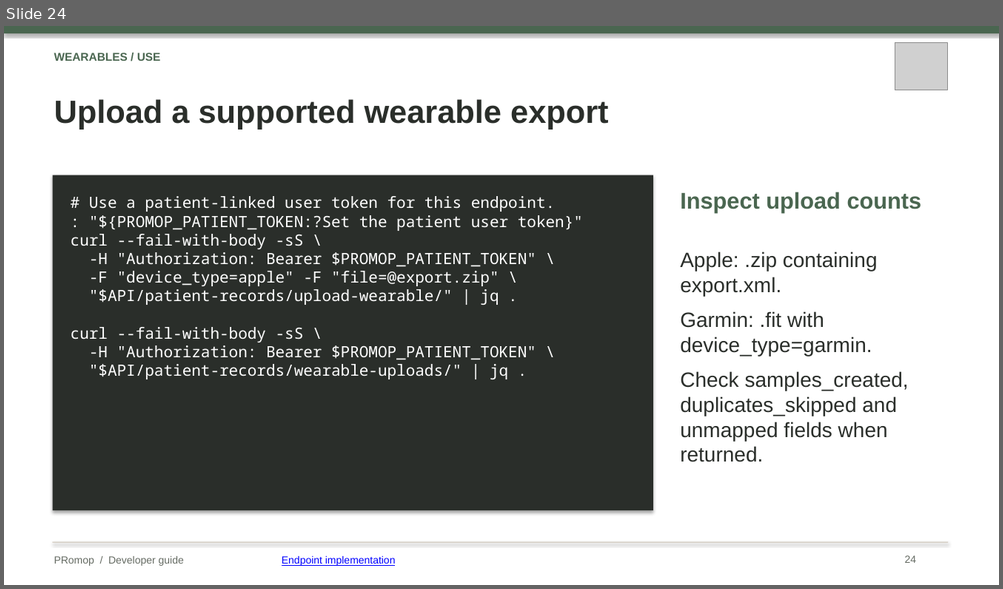
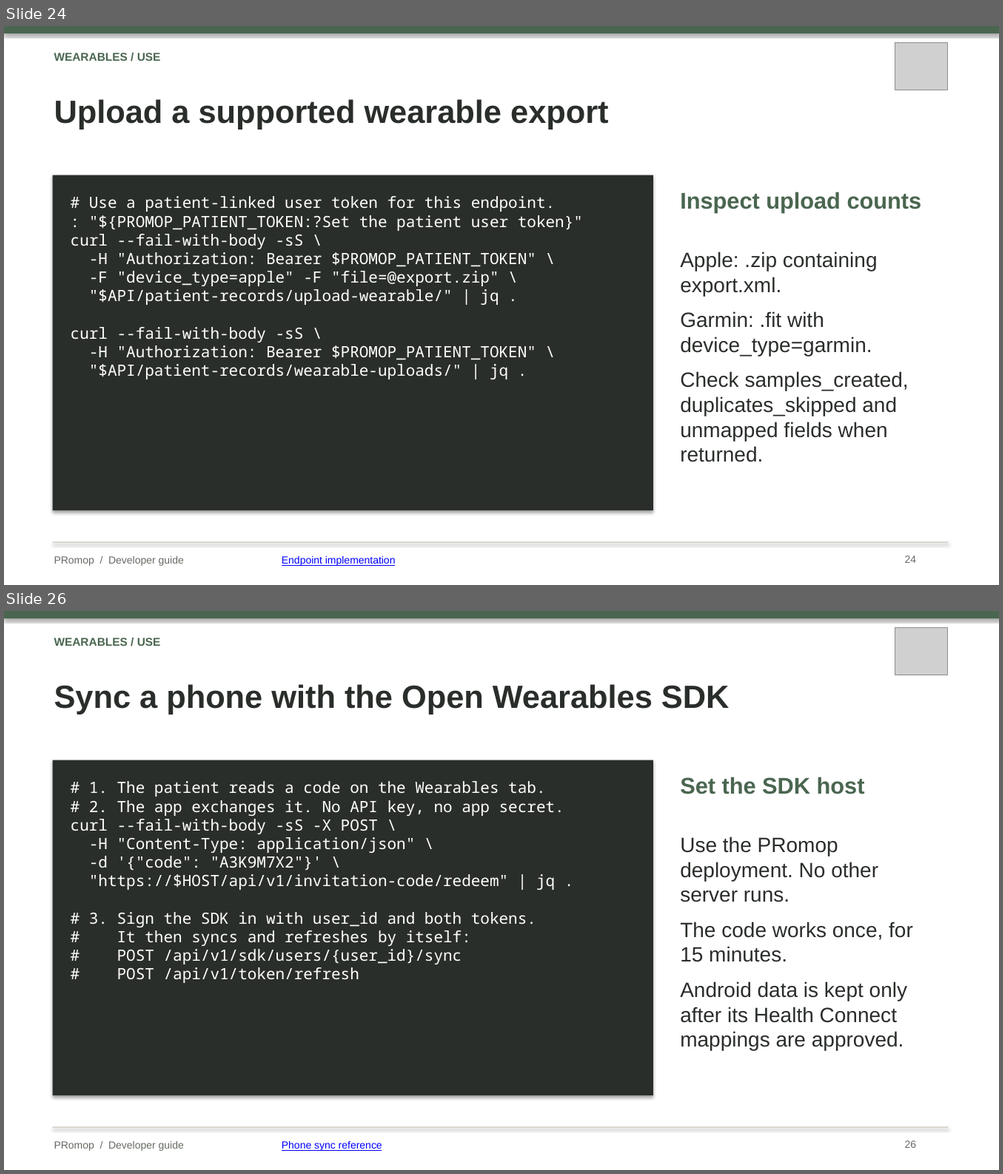
Before and after one commit to healthkey-ai/promop, a slide deck: PRomop_Developer_Guide.pptx. Shown one above the other, each under a label of ours: slide 24 before the commit, slides 24 and 26 after it; the slides between them are not shown. The pictures are 1003x589 and 1003x1174 pixels, drawn with LibreOffice and Linux fonts; fonts in the diff are those of the drawing; grey boxes stand for pictures. Boxes give left, top, right and bottom in pixels: in the first picture for what was removed or moved away, otherwise in the second. Text is boxed around its words. In the diff, an @@ line names an element or a change of style, - is before the commit and + after.

```diff
--- a/PRomop_Developer_Guide.pptx
+++ b/PRomop_Developer_Guide.pptx
@@ slide 26 added at <box>4,611,999,1170</box>, background #FFFFFF @@
@@ rectangle added at <box>4,611,999,618</box>, fill #4A6650 @@
@@ picture added at <box>895,627,947,675</box> @@
@@ text added at <box>54,638,161,646</box>, 11 pt, text #4A6650, bold @@
+WEARABLES / USE
@@ text added at <box>54,684,729,714</box>, 31 pt, text #2A2E2A, bold @@
+Sync a phone with the Open Wearables SDK
@@ rectangle added at <box>53,760,653,1096</box>, fill #2A2E2A @@
@@ text added at <box>71,781,564,983</box>, 15 pt, text #FFFFFF @@
+# 1. The patient reads a code on the Wearables tab.
+# 2. The app exchanges it. No API key, no app secret.
+curl --fail-with-body -sS -X POST \
+-H "Content-Type: application/json" \
+-d '{"code": "A3K9M7X2"}' \
+"https://$HOST/api/v1/invitation-code/redeem" | jq .
+# 3. Sign the SDK in with user_id and both tokens.
+# It then syncs and refreshes by itself:
+# POST /api/v1/sdk/users/{user_id}/sync
+# POST /api/v1/token/refresh
@@ text added at <box>680,777,865,795</box>, 22 pt, text #4A6650, bold @@
+Set the SDK host
@@ text added at <box>680,837,913,1051</box>, 20 pt, text #2A2E2A @@
+Use the PRomop deployment. No other server runs.
+The code works once, for 15 minutes.
+Android data is kept only after its Health Connect mappings are approved.
@@ rectangle added at <box>53,1128,948,1128</box>, fill #C9BFB0 @@
@@ text added at <box>54,1142,184,1151</box>, 10 pt, text #656B63 @@
+PRomop / Developer guide
@@ text added at <box>282,1142,382,1151</box>, 10 pt, text #0000FF, underline @@
+Phone sync reference
@@ text added at <box>905,1141,916,1148</box>, 10 pt, text #656B63 @@
+26
```
Also in this commit, not shown: 9 slides changed, 1 other slide added, 1 slide removed.
